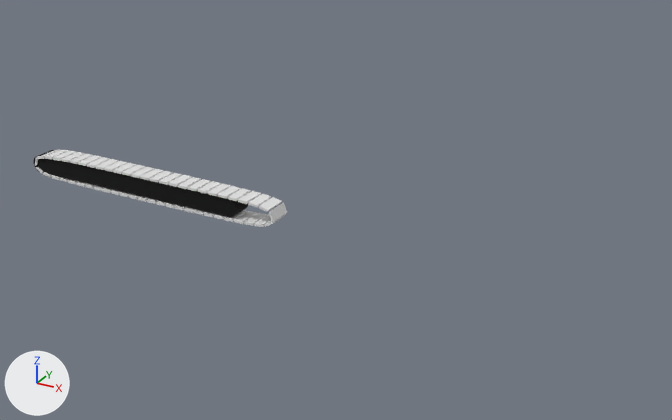
Before and after pictures for a commit that changed the FBX model Assets/Models/Conveyer Belt.fbx.
Both versions are drawn from a camera (50 mm lens) standing at (60.1, -55.8, 28.3) and looking at (28.4, 1.8, -0.4). Lighting does not change. The marker at lower left points along +X, +Y and +Z. Where no turn or scale is listed for an object, it has been applied to the vertices.
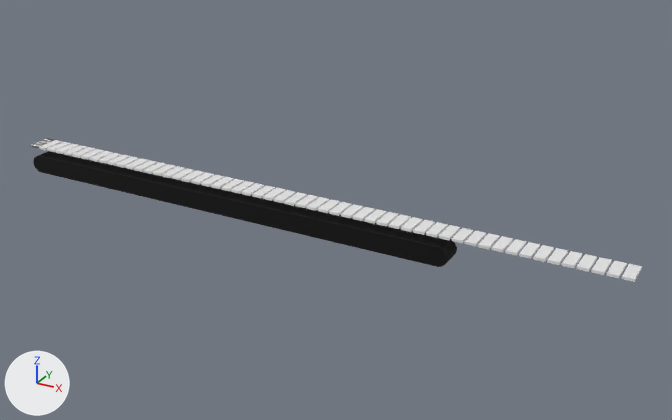
Boxes [x1, y1, x2, y2] around the edits, measured in the pictures (672 x 420 px; the box of a moved part takes in the faces that stretch with it):
'Cylinder', reshaped (97% wider, 72% taller)
    before: [33, 150, 248, 217]
    after: [33, 151, 457, 267]
'Cube.001', added
    after: [39, 140, 642, 282]
'Cube', deleted
    before: [35, 149, 287, 227]
'Cube.005', added
    after: [31, 138, 53, 147]
'Cube.002', added
    after: [32, 140, 54, 149]
part 1 of me_cylinder, moved or reshaped
    before: [39, 150, 248, 217]
    after: [38, 151, 457, 267]

What the commit changed:
me_cylinder has 60 vertices, 86 faces and spans x -0.7..21.0, y -0.9..0.9, z -0.8..0.8.
me_cylinder is used by ob_cylinder; location (0.0, 0.0, -1.0).
me_cylinder part 1: all 30 vertices in x 20.3..21.0, y -0.9..0.9, z -0.8..0.8 are moved by (17.8, 0.0, 0.0).
Mesh me_cube_001_1 is new.
It has 424 vertices, 318 faces and spans x 0.6..51.6, y -0.1..1.9, z 1.5..1.7.
Mesh me_cube_006 is new.
It is a box spanning x -0.41..0.4, y -0.12..1.89, z 1.53..1.73.
Mesh me_cube_002 is new.
It is a box spanning x -0.27..0.53, y -0.13..1.88, z 1.56..1.76.
Object 'Cube' (ob_cube) is deleted.
Object 'Cube.001' (ob_cube_001) is new; it shows me_cube_001_1.
Its location is (-0.18, -0.88, -1.0).
Object 'Cube.005' (ob_cube_005) is new; it shows me_cube_006.
Its location is (-0.18, -0.88, -1.0).
Object 'Cube.002' (ob_cube_002) is new; it shows me_cube_002.
Its location is (-0.18, -0.87, -1.02).
